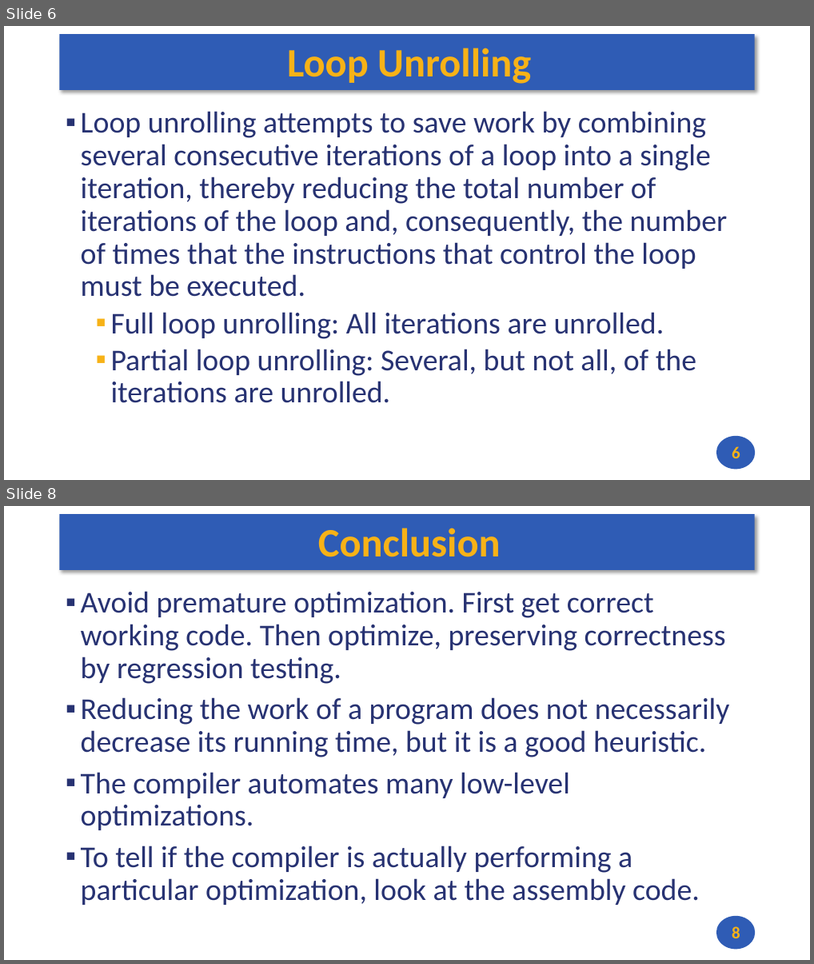
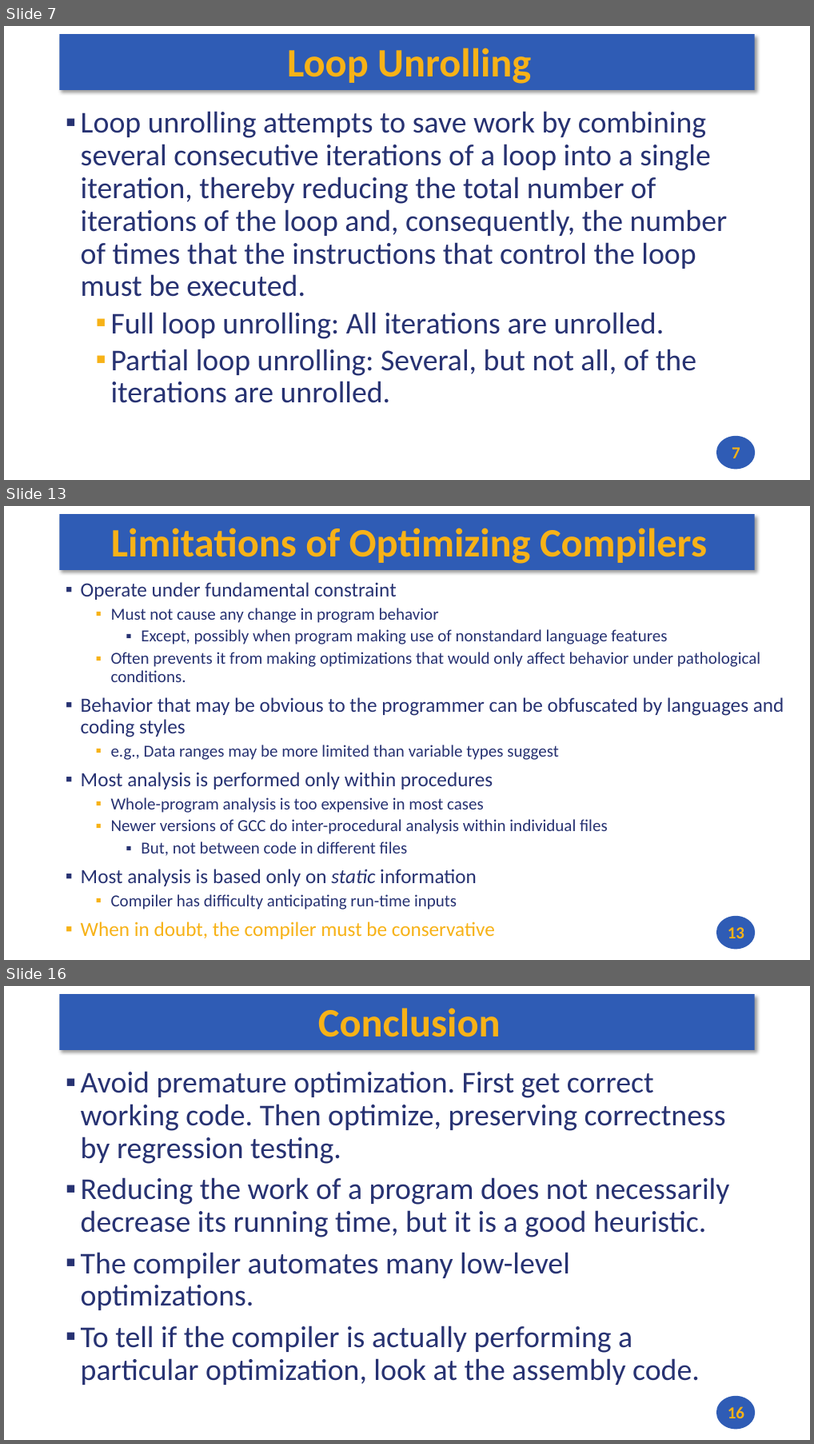
Before and after one commit to andrewt0301/hse-acos-course, a slide deck: docs/part1ca/15_Optimize/CA_Lecture_15.pptx. Shown one above the other, each under a label of ours: slides 6 and 8 before the commit, slides 7, 13 and 16 after it; the slides between them are not shown. The pictures are 814x964 and 814x1444 pixels, drawn with LibreOffice and Linux fonts; fonts in the diff are those of the drawing. Boxes give left, top, right and bottom in pixels: in the first picture for what was removed or moved away, otherwise in the second. Text is boxed around its words. In the diff, an @@ line names an element or a change of style, - is before the commit and + after.

```diff
--- a/docs/part1ca/15_Optimize/CA_Lecture_15.pptx
+++ b/docs/part1ca/15_Optimize/CA_Lecture_15.pptx
@@ slide 13 added at <box>4,506,810,960</box>, background #FFFFFF; not listed: 2 template elements that a slide beside it also shows @@
@@ title added at <box>111,528,707,564</box>, 48 pt, text #F7B217, bold @@
+Limitations of Optimizing Compilers
@@ text added at <box>81,582,785,939</box>, 20 pt, text #273272 @@
+▪ Operate under fundamental constraint
+  ▪ Must not cause any change in program behavior
+    ▪ Except, possibly when program making use of nonstandard language features
+  ▪ Often prevents it from making optimizations that would only affect behavior under pathological conditions.
+▪ Behavior that may be obvious to the programmer can be obfuscated by languages and coding styles
+  ▪ e.g., Data ranges may be more limited than variable types suggest
+▪ Most analysis is performed only within procedures
+  ▪ Whole-program analysis is too expensive in most cases
+  ▪ Newer versions of GCC do inter-procedural analysis within individual files
+    ▪ But, not between code in different files
+▪ Most analysis is based only on static information
+  ▪ Compiler has difficulty anticipating run-time inputs
+▪ When in doubt, the compiler must be conservative
@@ page number added at <box>728,927,745,938</box>, 20 pt, text #F7B217, bold @@
+13
@@ what was slide 6 is now slide 7 @@
@@ page number at <box>732,447,741,458</box>: text changed @@
-6
+7
@@ what was slide 8 is now slide 16 @@
@@ page number at <box>728,1406,745,1418</box>: text changed @@
-8
+16
```
Also in this commit, not shown: 1 slide changed, 8 other slides added, 1 slide removed, 2 other files.
